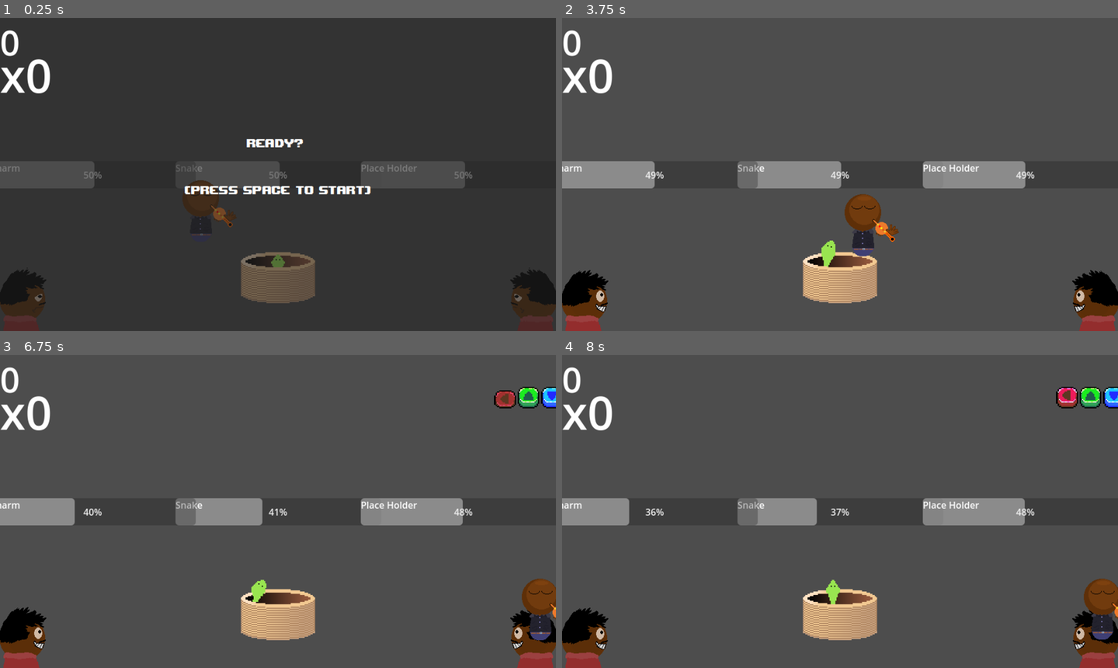
Above: before the commit, frames 1-4 (two rows, left to right).
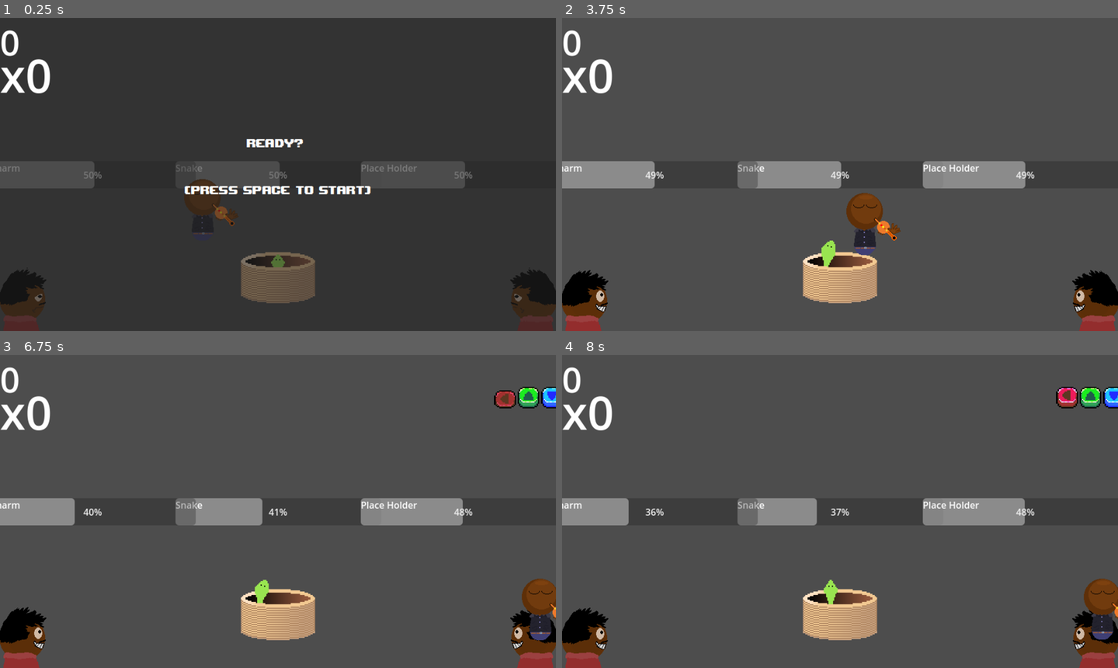
Above: after the commit, the same moments.

Repository: K0RIS/WinterMelonJam2023
Game: Godot game, scene res://assets/scenes/LevelBase.tscn
The game is run twice, just before and just after one commit, with the same random seed, the same clock (stepped at 60 frames per second) and the same inputs. This scene is started directly instead of the project's main scene. Sound files missing from this copy of the repository are replaced by a short silence.
Inputs:
- Up to frame 1 (0.25 s): no input
- Up to frame 2 (3.75 s): tap Space (Start_Level) at 0.5, 0.6, 1.35, 2, 2.1, 2.85, 3.5, 3.6 s; hold D (move_right) 0.53-2.03 s; tap Enter (ui_accept) at 0.77, 1.25, 1.52, 2.75, 3.02 s; hold Left (left) 2.03-2.78 s; hold D (move_right) from 2.78 s (still down)
- Up to frame 3 (6.75 s): tap Enter (ui_accept) at 3.77, 4.52, 6.02 s; release D (move_right) at 4.28 s; hold Left (left) 4.28-5.03 s; tap Space (Start_Level) every 0.75 s from 4.35 to 6.6 s; hold D (move_right) 5.03-5.78 s; hold Left (left) from 5.78 s (still down)
- Up to frame 4 (8 s): tap Enter (ui_accept) at 6.77, 7.52 s; release Left (left) at 7.28 s; hold D (move_right) from 7.28 s (still down); tap Space (Start_Level) at 7.35 s

The runs differ from the first frame. In frame 1, 0.2% of the frame differs, in the area x 32-43%, y 51-70%; in frame 2, 0.4%, in the area x 50-61%, y 56-77%; in frame 3, 0.1%; in frame 4, 0.1%.

Commit message:
Added Sfx to on hit

Diff:
--- a/FailState.gd
+++ b/FailState.gd
@@ -17,9 +17,9 @@
 
 func _on_home_pressed():
 	get_tree().paused = false
-	get_tree().change_scene_to_file("res://assets/scenes/main_menu.tscn")
+	get_tree().get_root().change_scene_to_file("res://assets/scenes/main_menu.tscn")
 
 func  FailState():
 	get_tree().paused = true
 	$AnimationPlayer.play("failstate")
-	$LostSound
+	$LostSound.play()
--- a/FailState.tscn
+++ b/FailState.tscn
@@ -130,6 +130,7 @@
 vertical_alignment = 1
 
 [node name="VBoxContainer3" type="HBoxContainer" parent="CenterContainer/HBoxContainer/MainButtons"]
+visible = false
 layout_mode = 2
 theme_override_constants/separation = 15
 
--- a/ReadyUpScreen.gd
+++ b/ReadyUpScreen.gd
@@ -11,6 +11,6 @@
 	if Input.is_action_just_pressed("Start_Level") and CanStart:
 		CanStart = false
 		$AnimationPlayer.play("Start")
-
+		$LevelStart.play()
 func UnPause():
 	get_tree().paused = false
--- a/assets/scenes/LevelBase.tscn
+++ b/assets/scenes/LevelBase.tscn
@@ -65,7 +65,7 @@
 [node name="EnvironmentalAreas" parent="." instance=ExtResource("4_05wpu")]
 
 [node name="SnakeCharmer" parent="." instance=ExtResource("3_mo7sc")]
-position = Vector2(347, 326)
+position = Vector2(350, 324)
 metadata/_edit_group_ = true
 
 [editable path="EnvironmentalAreas"]
--- a/assets/scenes/SnakeCharmer.tscn
+++ b/assets/scenes/SnakeCharmer.tscn
@@ -1,8 +1,9 @@
-[gd_scene load_steps=49 format=3 uid="uid://cvbr3f3sf14b3"]
+[gd_scene load_steps=50 format=3 uid="uid://cvbr3f3sf14b3"]
 
 [ext_resource type="Script" path="res://assets/scripts/Player.gd" id="1_7u2cq"]
 [ext_resource type="PackedScene" uid="uid://bmiuichhpkbl6" path="res://assets/scenes/RhythmGame.tscn" id="2_mo0dp"]
 [ext_resource type="Texture2D" uid="uid://bya8pvm81516i" path="res://assets/sprites/flutePlayer.png" id="4_00v1l"]
+[ext_resource type="AudioStream" uid="uid://dnkf7gqw6uelj" path="res://assets/sound/SoundEffects/Something being hit - Sound Effect.wav" id="4_8tfmi"]
 
 [sub_resource type="CapsuleShape2D" id="CapsuleShape2D_6ul8e"]
 radius = 27.0
@@ -367,6 +368,10 @@
 }
 autoplay = "float"
 
+[node name="HitEffect" type="AudioStreamPlayer" parent="."]
+stream = ExtResource("4_8tfmi")
+bus = &"SFX"
+
 [connection signal="area_shape_entered" from="HitBox" to="." method="_on_hit_box_area_shape_entered"]
 [connection signal="area_shape_exited" from="HitBox" to="." method="_on_hit_box_area_shape_exited"]
 [connection signal="timeout" from="Timer" to="." method="_on_timer_timeout"]
--- a/assets/scripts/Player.gd
+++ b/assets/scripts/Player.gd
@@ -58,6 +58,7 @@
 		taking_damage = true
 		sprite.modulate = Color(100, 100, 100)
 		$hit_timer.start()
+		$HitEffect.play()
 
 func  CheckHealth():
 	if CurrentHealth <= 0:
--- a/ready_up_screen.tscn
+++ b/ready_up_screen.tscn
@@ -1,7 +1,8 @@
-[gd_scene load_steps=7 format=3 uid="uid://bvlt82ssfcm2m"]
+[gd_scene load_steps=8 format=3 uid="uid://bvlt82ssfcm2m"]
 
 [ext_resource type="Script" path="res://ReadyUpScreen.gd" id="1_u37yj"]
 [ext_resource type="Theme" uid="uid://dfq23uexcywtw" path="res://assets/scenes/PixelFont.tres" id="2_m6s3u"]
+[ext_resource type="AudioStream" uid="uid://c40goqd7qvumr" path="res://assets/sound/SoundEffects/Level_Select.wav" id="3_ci6du"]
 
 [sub_resource type="Animation" id="Animation_seq6w"]
 length = 0.001
@@ -94,8 +95,8 @@
 anchors_preset = 15
 anchor_right = 1.0
 anchor_bottom = 1.0
-offset_right = 1920.0
-offset_bottom = 1080.0
+offset_right = 3840.0
+offset_bottom = 2160.0
 grow_horizontal = 2
 grow_vertical = 2
 theme = ExtResource("2_m6s3u")
@@ -115,3 +116,7 @@
 text = "(Press space to start)"
 horizontal_alignment = 1
 vertical_alignment = 1
+
+[node name="LevelStart" type="AudioStreamPlayer" parent="."]
+stream = ExtResource("3_ci6du")
+bus = &"SFX"
Not shown, added: assets/sound/SoundEffects/Something being hit - Sound Effect.wav.import
Not shown, added: assets/sound/SoundEffects/Something being hit - Sound Effect.wav
